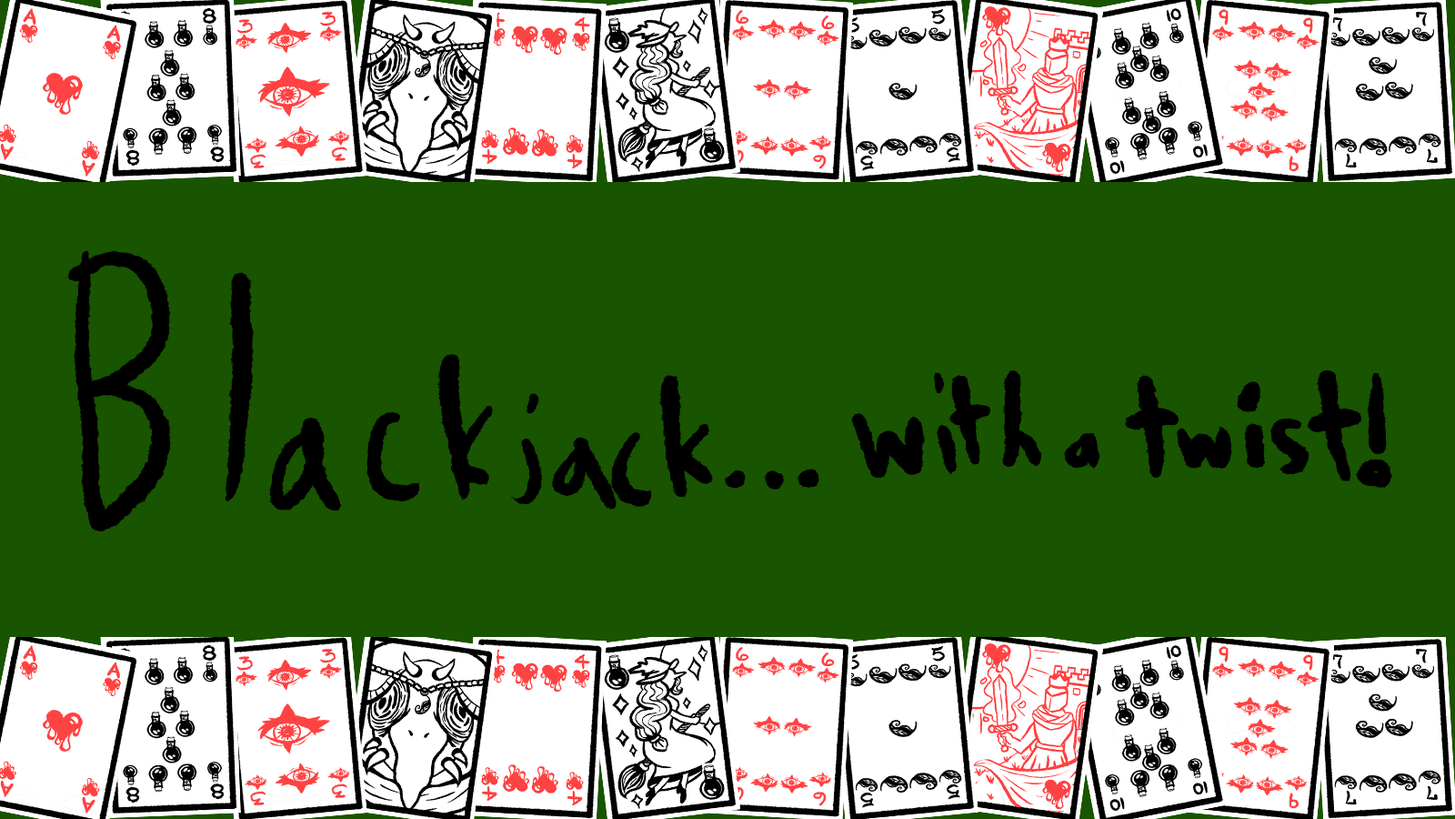
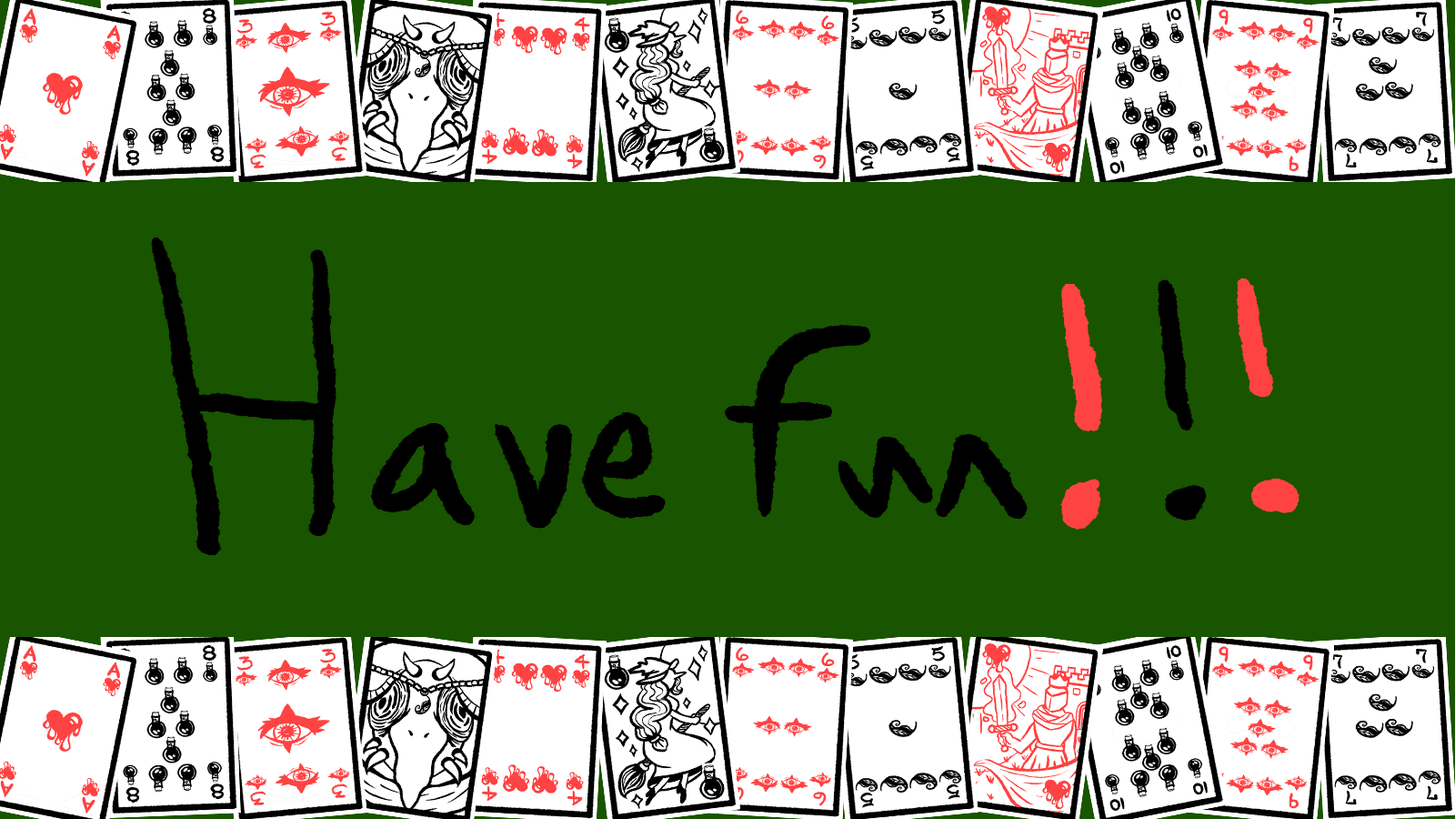
Layer changes from the first 1455px x 819px image to the second:
added layer "Layer 7" above "Layer 6" over bbox(150, 236, 1300, 556)
hid "Layer 4" over bbox(68, 250, 1394, 532)
